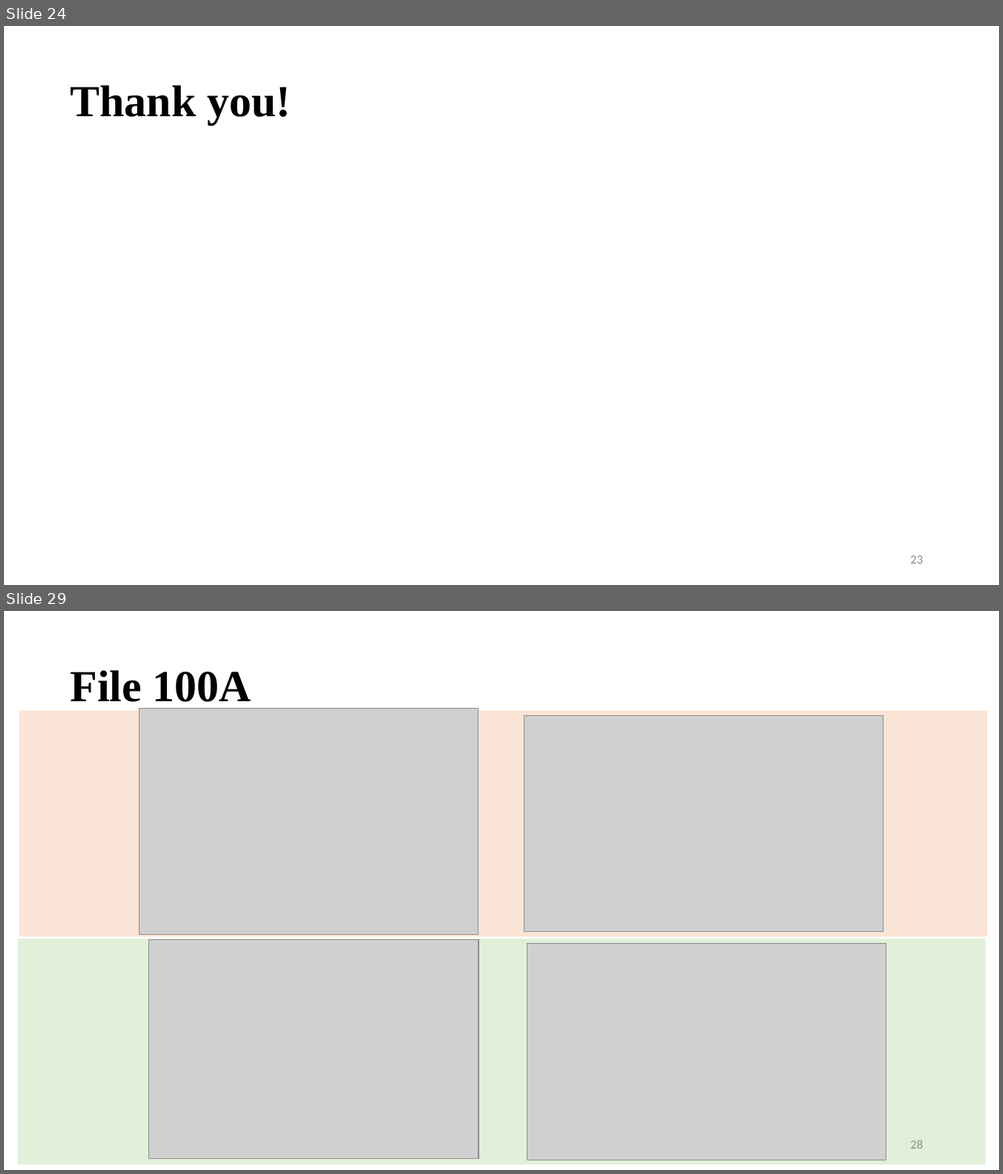
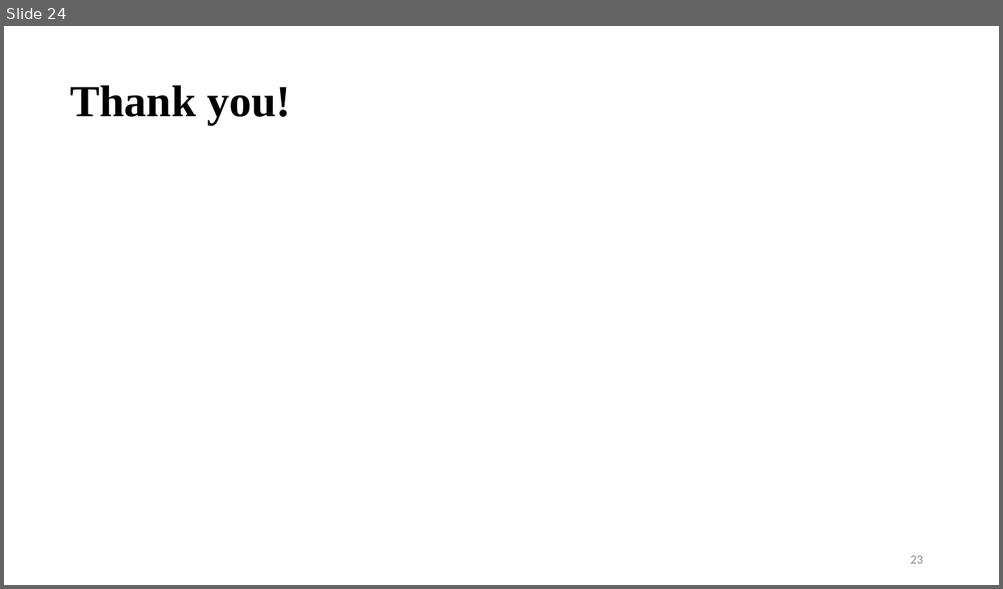
Before and after one commit to vinogradova-lab/cell-type-specific-proximity-labeling, a slide deck: docs/group_meeting_pp_turboid.pptx. Shown one above the other, each under a label of ours: slides 24 and 29 before the commit, slide 24 after it; the slides between them are not shown. The pictures are 1003x1174 and 1003x589 pixels, drawn with LibreOffice and Linux fonts; fonts in the diff are those of the drawing; grey boxes stand for pictures. Boxes give left, top, right and bottom in pixels: in the first picture for what was removed or moved away, otherwise in the second. Text is boxed around its words. In the diff, an @@ line names an element or a change of style, - is before the commit and + after.

```diff
--- a/docs/group_meeting_pp_turboid.pptx
+++ b/docs/group_meeting_pp_turboid.pptx
@@ slide 29 removed at [4,611,999,1170], background #FFFFFF @@
@@ text removed at [70,670,251,709] @@
-File 100A
@@ rectangle removed at [19,711,987,937] @@
@@ picture removed at [139,709,478,935] @@
@@ picture removed at [524,715,883,932] @@
@@ rectangle removed at [17,940,985,1165] @@
@@ picture removed at [149,940,478,1160] @@
@@ picture removed at [527,944,886,1160] @@
@@ page number removed at [910,1141,922,1149] @@
-28
```
Also in this commit, not shown: 6 other slides removed, 1 other file.
